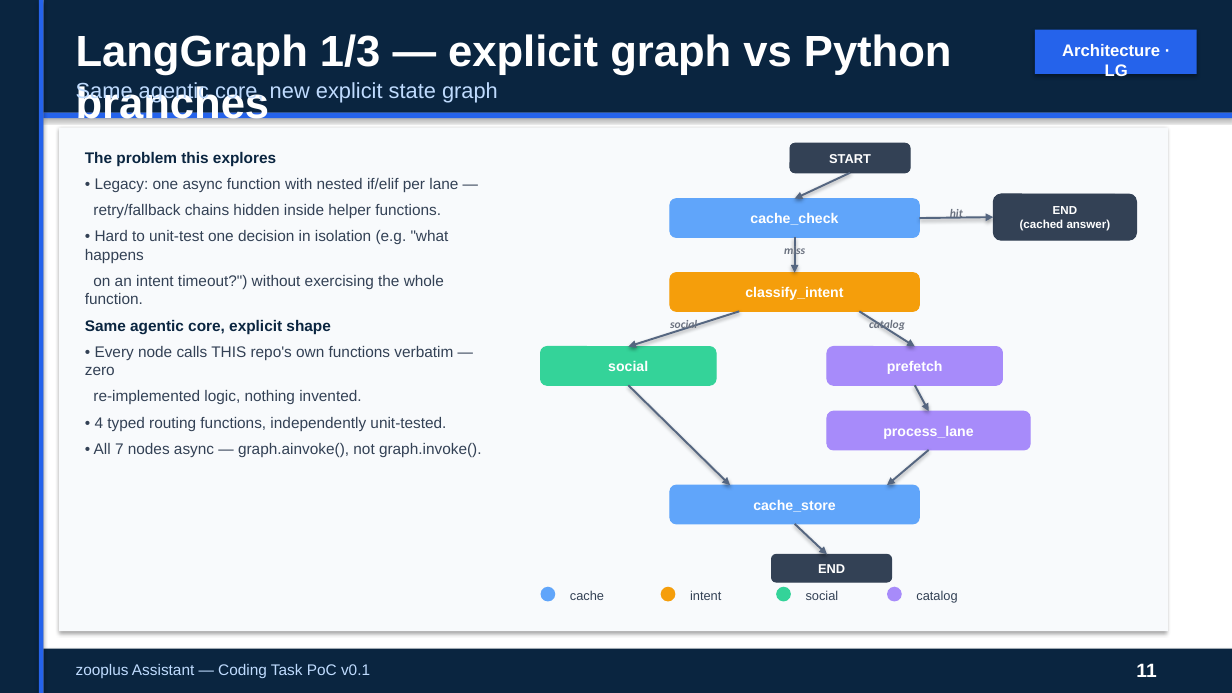
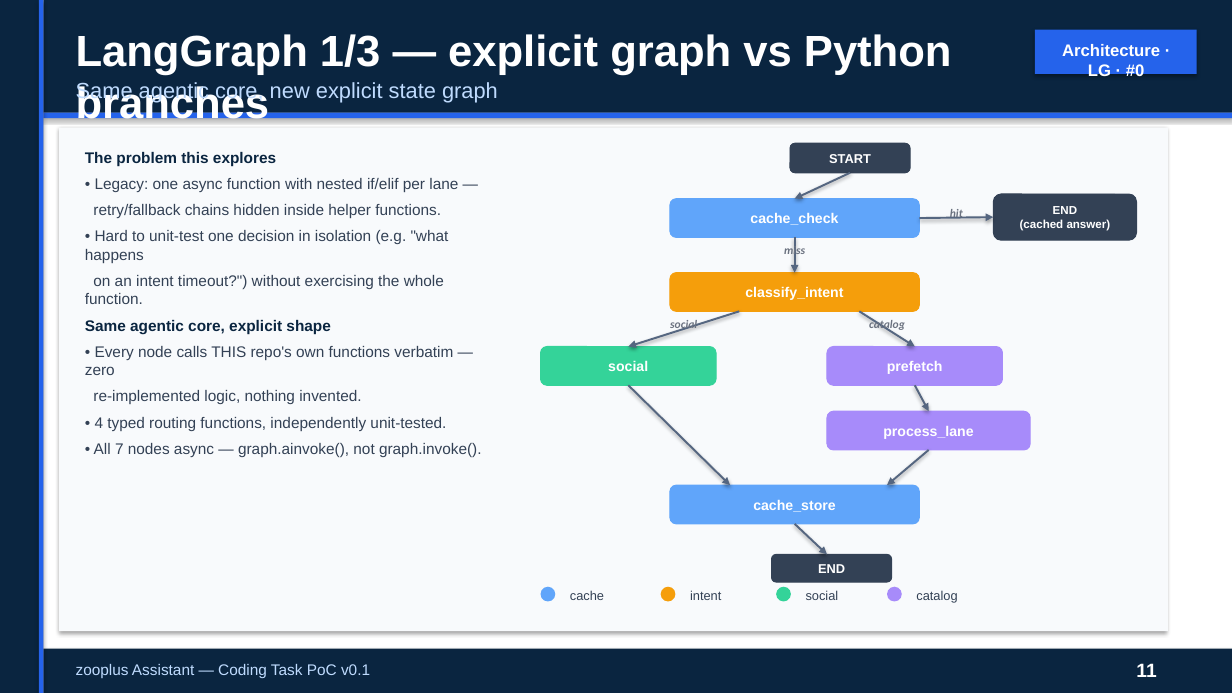
Before and after one commit to peluzzza/PoCAssistantZooplus, a slide deck: slide 11 of docs/deliverables/v0.1/zooplus-assistant-interview-15min-pro.pptx. Drawn at 1232x693 pixels with LibreOffice and Linux fonts; fonts in the diff are those of the drawing. Boxes give left, top, right and bottom in pixels: in the first picture for what was removed or moved away, otherwise in the second. Text is boxed around its words. In the diff, an @@ line names an element or a change of style, - is before the commit and + after.

```diff
--- a/docs/deliverables/v0.1/zooplus-assistant-interview-15min-pro.pptx
+++ b/docs/deliverables/v0.1/zooplus-assistant-interview-15min-pro.pptx
@@ text at (1062, 44, 1160, 80): text changed @@
-Architecture · LG
+Architecture · LG · #0
```
Also in this commit, not shown: 4 other slides changed, 1 other file.
